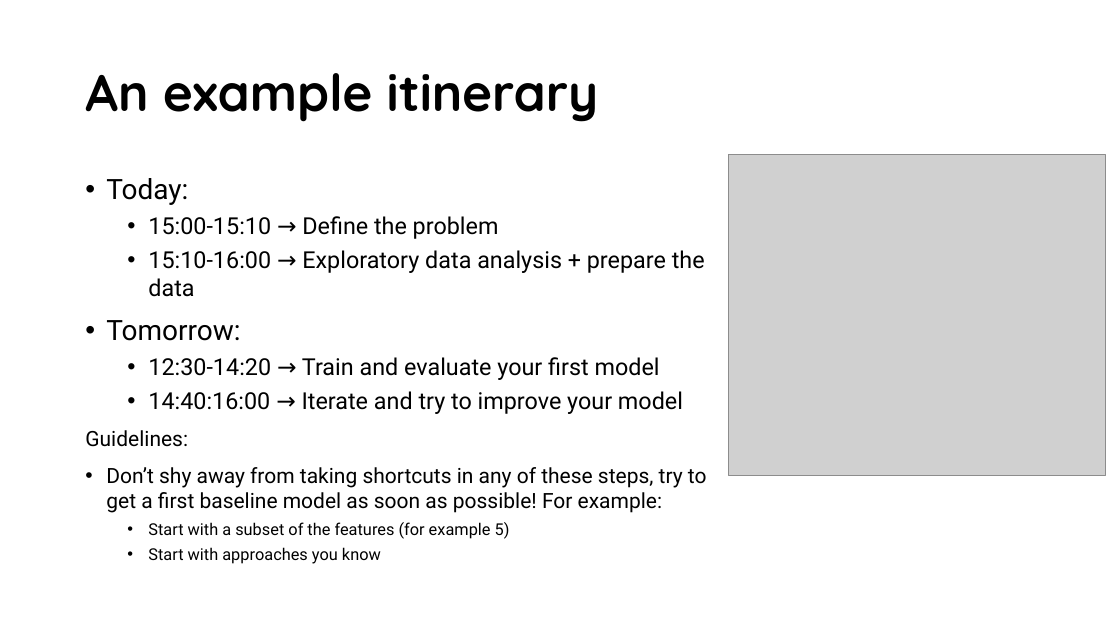
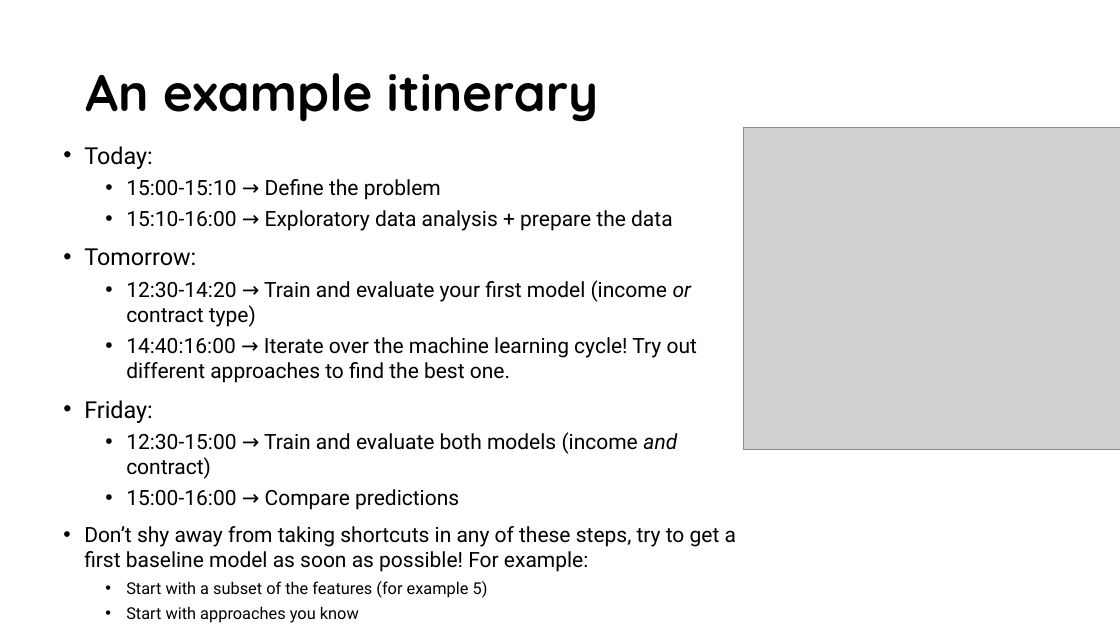
Before and after one commit to esciencecenter-digital-skills/SICSS-odissei-machine-learning, a slide deck: slide 4 of files/apply-skills-to-liss-dataset-exercise.pptx. Drawn at 1120x630 pixels with LibreOffice and Linux fonts; fonts in the diff are those of the drawing; grey boxes stand for pictures; background and template pictures are left out. Boxes give left, top, right and bottom in pixels: in the first picture for what was removed or moved away, otherwise in the second. Text is boxed around its words. In the diff, an @@ line names an element or a change of style, - is before the commit and + after.

Commit message:
Update real-world-problem-exercise slides according to Javier

```diff
--- a/files/apply-skills-to-liss-dataset-exercise.pptx
+++ b/files/apply-skills-to-liss-dataset-exercise.pptx
@@ text "Today:": place and size @@
-text "Today:" at (85, 178, 707, 564)
+text "Today:" at (84, 146, 736, 623)
@@ text at (84, 146, 672, 266): size 24 to 20 pt in "Today:", "Tomorrow:"; size 20 to 18 pt in "15:00-15:10 → Define the problem", "15:10-16:00 → Exploratory data analysis + prepare ..." @@
@@ picture: place and size @@
-picture at (729, 155, 1106, 476)
+picture at (744, 128, 1120, 450)
@@ text at (84, 280, 697, 510): text changed; size 20 to 18 pt @@
-  • 12:30-14:20 → Train and evaluate your first model
-  • 14:40:16:00 → Iterate and try to improve your model
-Guidelines:
+  • 12:30-14:20 → Train and evaluate your first model (income or contract type)
+  • 14:40:16:00 → Iterate over the machine learning cycle! Try out different approaches to find the best one.
+• Friday:
+  • 12:30-15:00 → Train and evaluate both models (income and contract)
+  • 15:00-16:00 → Compare predictions
```
Also in this commit, not shown: 1 other slide changed.
